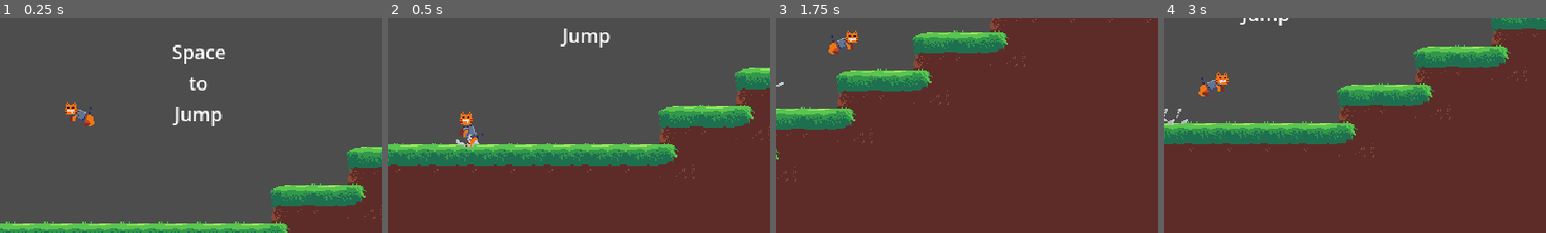
Above: before the commit, frames 1-4 (left to right).
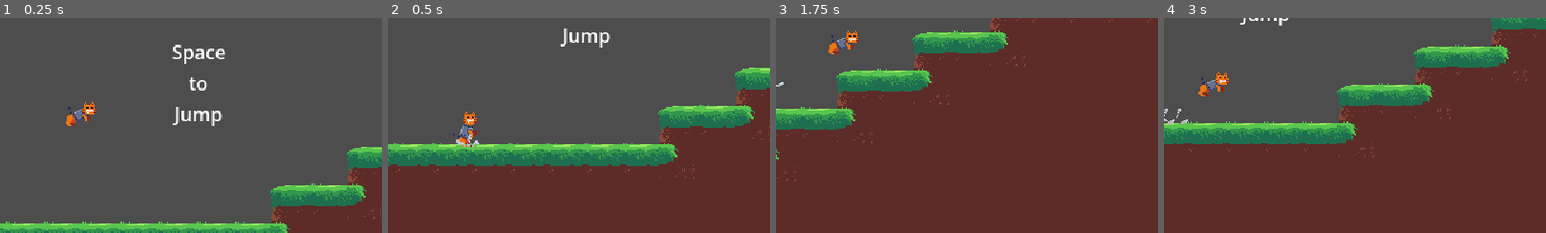
Above: after the commit, the same moments.

Repository: Stevescape/CatKnight
Game: Godot game, scene res://level_1.tscn
Two runs of this game, one before a commit and one after it. Both use one fixed random seed, a clock stepped at 60 frames per second and the inputs below.
Inputs:
- Up to frame 1 (0.25 s): no input
- Up to frame 2 (0.5 s): no input
- Up to frame 3 (1.75 s): hold Space (jump) 0.53-1.28 s; hold D (move_right) from 0.53 s (still down); tap Shift (pounce) at 0.6, 1.55 s; tap Space (jump) at 1.35, 1.52 s
- Up to frame 4 (3 s): tap Space (jump) at 1.82 s; release D (move_right) at 2.03 s; hold A (move_left) 2.03-2.78 s; hold Space (jump) 2.03-2.78 s; tap Shift (pounce) at 2.1, 2.85 s; hold D (move_right) from 2.78 s (still down)
The pictures show only the part of the screen within x 40-90%, y 38-88%; the shares and areas given below are measured in that part.

The runs differ from the first frame. In frame 1, 0.6% of the frame differs, in the area x 17-25%, y 39-51%; in frame 2, 0.5%; in frame 3, less than 0.1%; in frame 4, less than 0.1%.

Commit message:
Added separate left and right sprites to keep eye consistent

Diff:
--- a/level_1.tscn
+++ b/level_1.tscn
@@ -42,7 +42,7 @@
 
 [node name="AnimatedSprite2D" type="AnimatedSprite2D" parent="Player" unique_id=1971203800]
 sprite_frames = ExtResource("3_gyffv")
-animation = &"pounce"
+animation = &"pounce_right"
 
 [node name="CollisionShape2D" type="CollisionShape2D" parent="Player" unique_id=200980462]
 position = Vector2(0, 1)
--- a/player.gd
+++ b/player.gd
@@ -9,7 +9,7 @@
 
 # air dash
 @export var air_dash_speed: float = 375.0
-@export var air_dash_duration: float = 0.2
+@export var air_dash_duration: float = 1
 var air_dash_available: bool = true # resets on landing
 
 @export var coyote_time: float = 0.15
@@ -34,6 +34,10 @@
 
 enum Direction { LEFT= -1, RIGHT=1 }
 
+var direction_suffix = {
+	Direction.LEFT: "_left",
+	Direction.RIGHT: "_right"
+}
 var last_direction: Direction = Direction.RIGHT
 
 # 0 is helmetless
@@ -62,6 +66,13 @@
 	get_tree().root.add_child(obj)
 	obj.global_position = global_position
 
+func anim_suffix():
+	return direction_suffix[last_direction]
+
+func play_animation(name: String):
+	if anim_sprite != null:
+		anim_sprite.play(name + anim_suffix())
+
 func shake_camera():
 	if camera != null:
 		camera.shake_camera()
@@ -75,6 +86,20 @@
 func start_coyote_timer():
 	coyote_timer.start()
 
+func refresh_anim():
+	if anim_sprite != null:
+		# Save current animation info
+		var anim = anim_sprite.animation.trim_suffix("_left").trim_suffix("_right")
+		var frame = anim_sprite.frame
+		var was_playing = anim_sprite.is_playing()
+
+		# Restore animation
+		play_animation(anim)
+		anim_sprite.frame = frame
+
+		if not was_playing:
+			anim_sprite.stop()
+
 func _physics_process(delta: float) -> void:
 	if Input.is_action_just_pressed("ui_cancel"):
 		if cur_sprite == 0:
@@ -82,9 +107,10 @@
 		else:
 			cur_sprite = 0
 
-	if velocity.x > 0:
-		anim_sprite.flip_h = true
+
+	if Input.is_action_just_pressed("move_right"):
 		last_direction = Direction.RIGHT
-	elif velocity.x < 0:
-		anim_sprite.flip_h = false
+		refresh_anim()
+	elif Input.is_action_just_pressed("move_left"):
 		last_direction = Direction.LEFT
+		refresh_anim()
--- a/scripts/player_states/player_dashing_state.gd
+++ b/scripts/player_states/player_dashing_state.gd
@@ -9,8 +9,7 @@
 
 func enter():
 	print("dashing")
-	if character.anim_sprite != null:
-		character.anim_sprite.play("pounce")
+	character.play_animation("pounce")
 	character.spawn_dust()
 
 	var input_x = Input.get_axis("move_left", "move_right")
@@ -37,15 +36,18 @@
 	character.velocity.y += character.gravity
 	character.move_and_slide()
 	character.global_position = character.global_position.round()
+
+	if character.is_on_floor():
+		if character.velocity.x == 0:
+			state_transition.emit(self, "idle")
+		else:
+			state_transition.emit(self, "walking")
+		character.spawn_dust()
+		character.shake_camera()
+		return
+
 	if dash_timer <= 0:
-		if character.is_on_floor():
-			if character.velocity.x == 0:
-				state_transition.emit(self, "idle")
-			else:
-				state_transition.emit(self, "walking")
-			return
+		state_transition.emit(self, "falling")
 
 func exit():
 	character.air_dash_available = true
-	character.shake_camera()
-	character.spawn_dust()
--- a/scripts/player_states/player_idle_state.gd
+++ b/scripts/player_states/player_idle_state.gd
@@ -4,9 +4,7 @@
 @export var state_name: String = "idle"
 
 func enter():
-	var player_script = character as Player
-	if player_script.anim_sprite != null:
-		player_script.anim_sprite.play("idle")
+	character.play_animation("idle")
 
 func update(delta: float):
 	character.velocity.y += character.gravity
--- a/scripts/player_states/player_jumping_state.gd
+++ b/scripts/player_states/player_jumping_state.gd
@@ -17,9 +17,7 @@
 	min_jump_timer.one_shot = true
 
 func enter():
-	var player_script = character as Player
-	if player_script.anim_sprite != null:
-		player_script.anim_sprite.play("jump")
+	character.play_animation("jump")
 	character.spawn_dust()
 	horizontal_velocity = character.velocity.x * 0.4
 	character.velocity.y = character.jump_velocity
--- a/scripts/player_states/player_walking_state.gd
+++ b/scripts/player_states/player_walking_state.gd
@@ -5,8 +5,7 @@
 @export var state_name: String = "walking"
 
 func enter():
-	if character.anim_sprite != null:
-		character.anim_sprite.play("walk")
+	character.play_animation("walk")
 
 func update(delta: float):
 	if character.is_on_floor():
--- a/sprites/helmet.tres
+++ b/sprites/helmet.tres
@@ -10,6 +10,14 @@
 atlas = ExtResource("1_gpffm")
 region = Rect2(32, 0, 32, 32)
 
+[sub_resource type="AtlasTexture" id="AtlasTexture_p0u52"]
+atlas = ExtResource("1_gpffm")
+region = Rect2(0, 128, 32, 32)
+
+[sub_resource type="AtlasTexture" id="AtlasTexture_j8b3e"]
+atlas = ExtResource("1_gpffm")
+region = Rect2(32, 128, 32, 32)
+
 [sub_resource type="AtlasTexture" id="AtlasTexture_sof0w"]
 atlas = ExtResource("1_gpffm")
 region = Rect2(0, 32, 32, 32)
@@ -22,6 +30,18 @@
 atlas = ExtResource("1_gpffm")
 region = Rect2(64, 32, 32, 32)
 
+[sub_resource type="AtlasTexture" id="AtlasTexture_1obxq"]
+atlas = ExtResource("1_gpffm")
+region = Rect2(0, 160, 32, 32)
+
+[sub_resource type="AtlasTexture" id="AtlasTexture_l38ll"]
+atlas = ExtResource("1_gpffm")
+region = Rect2(32, 160, 32, 32)
+
+[sub_resource type="AtlasTexture" id="AtlasTexture_yi7na"]
+atlas = ExtResource("1_gpffm")
+region = Rect2(64, 160, 32, 32)
+
 [sub_resource type="AtlasTexture" id="AtlasTexture_gpffm"]
 atlas = ExtResource("1_gpffm")
 region = Rect2(0, 96, 32, 32)
@@ -30,6 +50,14 @@
 atlas = ExtResource("1_gpffm")
 region = Rect2(32, 96, 32, 32)
 
+[sub_resource type="AtlasTexture" id="AtlasTexture_laqqt"]
+atlas = ExtResource("1_gpffm")
+region = Rect2(0, 224, 32, 32)
+
+[sub_resource type="AtlasTexture" id="AtlasTexture_xrulb"]
+atlas = ExtResource("1_gpffm")
+region = Rect2(32, 224, 32, 32)
+
 [sub_resource type="AtlasTexture" id="AtlasTexture_gyffv"]
 atlas = ExtResource("1_gpffm")
 region = Rect2(0, 64, 32, 32)
@@ -45,6 +73,22 @@
 [sub_resource type="AtlasTexture" id="AtlasTexture_gjkv5"]
 atlas = ExtResource("1_gpffm")
 region = Rect2(96, 64, 32, 32)
+
+[sub_resource type="AtlasTexture" id="AtlasTexture_8jxwg"]
+atlas = ExtResource("1_gpffm")
+region = Rect2(0, 192, 32, 32)
+
+[sub_resource type="AtlasTexture" id="AtlasTexture_5vbyf"]
+atlas = ExtResource("1_gpffm")
+region = Rect2(32, 192, 32, 32)
+
+[sub_resource type="AtlasTexture" id="AtlasTexture_ktigg"]
+atlas = ExtResource("1_gpffm")
+region = Rect2(64, 192, 32, 32)
+
+[sub_resource type="AtlasTexture" id="AtlasTexture_3trk2"]
+atlas = ExtResource("1_gpffm")
+region = Rect2(96, 192, 32, 32)
 
 [resource]
 animations = [{
@@ -56,7 +100,18 @@
 "texture": SubResource("AtlasTexture_27bay")
 }],
 "loop": true,
-"name": &"idle",
+"name": &"idle_left",
+"speed": 5.0
+}, {
+"frames": [{
+"duration": 1.0,
+"texture": SubResource("AtlasTexture_p0u52")
+}, {
+"duration": 1.0,
+"texture": SubResource("AtlasTexture_j8b3e")
+}],
+"loop": true,
+"name": &"idle_right",
 "speed": 5.0
 }, {
 "frames": [{
@@ -70,18 +125,43 @@
 "texture": SubResource("AtlasTexture_ubhxj")
 }],
 "loop": false,
-"name": &"jump",
+"name": &"jump_left",
 "speed": 8.0
 }, {
 "frames": [{
 "duration": 1.0,
+"texture": SubResource("AtlasTexture_1obxq")
+}, {
+"duration": 1.0,
+"texture": SubResource("AtlasTexture_l38ll")
+}, {
+"duration": 1.0,
+"texture": SubResource("AtlasTexture_yi7na")
+}],
+"loop": false,
+"name": &"jump_right",
+"speed": 8.0
+}, {
+"frames": [{
+"duration": 1.0,
 "texture": SubResource("AtlasTexture_gpffm")
 }, {
 "duration": 1.0,
 "texture": SubResource("AtlasTexture_gilym")
 }],
 "loop": false,
-"name": &"pounce",
+"name": &"pounce_left",
+"speed": 5.0
+}, {
+"frames": [{
+"duration": 1.0,
+"texture": SubResource("AtlasTexture_laqqt")
+}, {
+"duration": 1.0,
+"texture": SubResource("AtlasTexture_xrulb")
+}],
+"loop": false,
+"name": &"pounce_right",
 "speed": 5.0
 }, {
 "frames": [{
@@ -98,6 +178,23 @@
 "texture": SubResource("AtlasTexture_gjkv5")
 }],
 "loop": true,
-"name": &"walk",
+"name": &"walk_left",
+"speed": 10.0
+}, {
+"frames": [{
+"duration": 1.0,
+"texture": SubResource("AtlasTexture_8jxwg")
+}, {
+"duration": 1.0,
+"texture": SubResource("AtlasTexture_5vbyf")
+}, {
+"duration": 1.0,
+"texture": SubResource("AtlasTexture_ktigg")
+}, {
+"duration": 1.0,
+"texture": SubResource("AtlasTexture_3trk2")
+}],
+"loop": true,
+"name": &"walk_right",
 "speed": 10.0
 }]
--- a/sprites/helmetless.tres
+++ b/sprites/helmetless.tres
@@ -10,6 +10,14 @@
 atlas = ExtResource("1_nylgh")
 region = Rect2(32, 0, 32, 32)
 
+[sub_resource type="AtlasTexture" id="AtlasTexture_e6x7a"]
+atlas = ExtResource("1_nylgh")
+region = Rect2(0, 128, 32, 32)
+
+[sub_resource type="AtlasTexture" id="AtlasTexture_t53lh"]
+atlas = ExtResource("1_nylgh")
+region = Rect2(32, 128, 32, 32)
+
 [sub_resource type="AtlasTexture" id="AtlasTexture_aur8u"]
 atlas = ExtResource("1_nylgh")
 region = Rect2(0, 32, 32, 32)
@@ -22,6 +30,18 @@
 atlas = ExtResource("1_nylgh")
 region = Rect2(64, 32, 32, 32)
 
+[sub_resource type="AtlasTexture" id="AtlasTexture_sw2h8"]
+atlas = ExtResource("1_nylgh")
+region = Rect2(0, 160, 32, 32)
+
+[sub_resource type="AtlasTexture" id="AtlasTexture_otnaj"]
+atlas = ExtResource("1_nylgh")
+region = Rect2(32, 160, 32, 32)
+
+[sub_resource type="AtlasTexture" id="AtlasTexture_u2hib"]
+atlas = ExtResource("1_nylgh")
+region = Rect2(64, 160, 32, 32)
+
 [sub_resource type="AtlasTexture" id="AtlasTexture_nylgh"]
 atlas = ExtResource("1_nylgh")
 region = Rect2(0, 96, 32, 32)
@@ -30,6 +50,14 @@
 atlas = ExtResource("1_nylgh")
 region = Rect2(32, 96, 32, 32)
 
+[sub_resource type="AtlasTexture" id="AtlasTexture_5ql5m"]
+atlas = ExtResource("1_nylgh")
+region = Rect2(0, 224, 32, 32)
+
+[sub_resource type="AtlasTexture" id="AtlasTexture_2urys"]
+atlas = ExtResource("1_nylgh")
+region = Rect2(32, 224, 32, 32)
+
 [sub_resource type="AtlasTexture" id="AtlasTexture_w35uv"]
 atlas = ExtResource("1_nylgh")
 region = Rect2(0, 64, 32, 32)
@@ -45,6 +73,22 @@
 [sub_resource type="AtlasTexture" id="AtlasTexture_35tk8"]
 atlas = ExtResource("1_nylgh")
 region = Rect2(96, 64, 32, 32)
+
+[sub_resource type="AtlasTexture" id="AtlasTexture_sbs7a"]
+atlas = ExtResource("1_nylgh")
+region = Rect2(0, 192, 32, 32)
+
+[sub_resource type="AtlasTexture" id="AtlasTexture_pbfjv"]
+atlas = ExtResource("1_nylgh")
+region = Rect2(32, 192, 32, 32)
+
+[sub_resource type="AtlasTexture" id="AtlasTexture_r78rm"]
+atlas = ExtResource("1_nylgh")
+region = Rect2(64, 192, 32, 32)
+
+[sub_resource type="AtlasTexture" id="AtlasTexture_u7vgv"]
+atlas = ExtResource("1_nylgh")
+region = Rect2(96, 192, 32, 32)
 
 [resource]
 animations = [{
@@ -56,7 +100,18 @@
 "texture": SubResource("AtlasTexture_j67fk")
 }],
 "loop": true,
-"name": &"idle",
+"name": &"idle_left",
+"speed": 5.0
+}, {
+"frames": [{
+"duration": 1.0,
+"texture": SubResource("AtlasTexture_e6x7a")
+}, {
+"duration": 1.0,
+"texture": SubResource("AtlasTexture_t53lh")
+}],
+"loop": true,
+"name": &"idle_right",
 "speed": 5.0
 }, {
 "frames": [{
@@ -70,18 +125,43 @@
 "texture": SubResource("AtlasTexture_v48eh")
 }],
 "loop": false,
-"name": &"jump",
+"name": &"jump_left",
 "speed": 8.0
 }, {
 "frames": [{
 "duration": 1.0,
+"texture": SubResource("AtlasTexture_sw2h8")
+}, {
+"duration": 1.0,
+"texture": SubResource("AtlasTexture_otnaj")
+}, {
+"duration": 1.0,
+"texture": SubResource("AtlasTexture_u2hib")
+}],
+"loop": false,
+"name": &"jump_right",
+"speed": 8.0
+}, {
+"frames": [{
+"duration": 1.0,
 "texture": SubResource("AtlasTexture_nylgh")
 }, {
 "duration": 1.0,
 "texture": SubResource("AtlasTexture_ppfwr")
 }],
 "loop": false,
-"name": &"pounce",
+"name": &"pounce_left",
+"speed": 5.0
+}, {
+"frames": [{
+"duration": 1.0,
+"texture": SubResource("AtlasTexture_5ql5m")
+}, {
+"duration": 1.0,
+"texture": SubResource("AtlasTexture_2urys")
+}],
+"loop": false,
+"name": &"pounce_right",
 "speed": 5.0
 }, {
 "frames": [{
@@ -98,6 +178,23 @@
 "texture": SubResource("AtlasTexture_35tk8")
 }],
 "loop": true,
-"name": &"walk",
+"name": &"walk_left",
+"speed": 10.0
+}, {
+"frames": [{
+"duration": 1.0,
+"texture": SubResource("AtlasTexture_sbs7a")
+}, {
+"duration": 1.0,
+"texture": SubResource("AtlasTexture_pbfjv")
+}, {
+"duration": 1.0,
+"texture": SubResource("AtlasTexture_r78rm")
+}, {
+"duration": 1.0,
+"texture": SubResource("AtlasTexture_u7vgv")
+}],
+"loop": true,
+"name": &"walk_right",
 "speed": 10.0
 }]
Binary file changed: sprites/kitty_knight.png
Binary file changed: sprites/kitty_knight_helmetless.png
